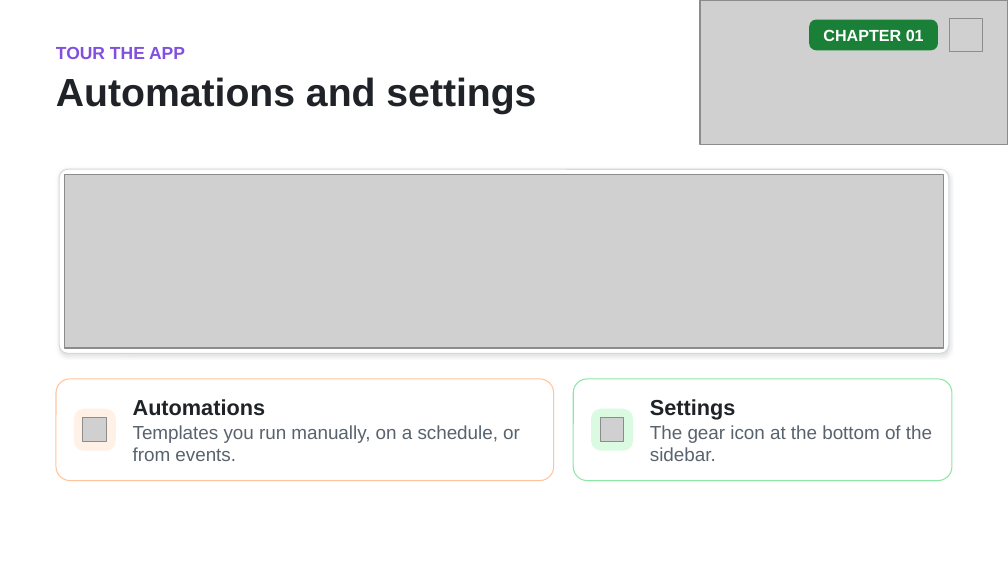
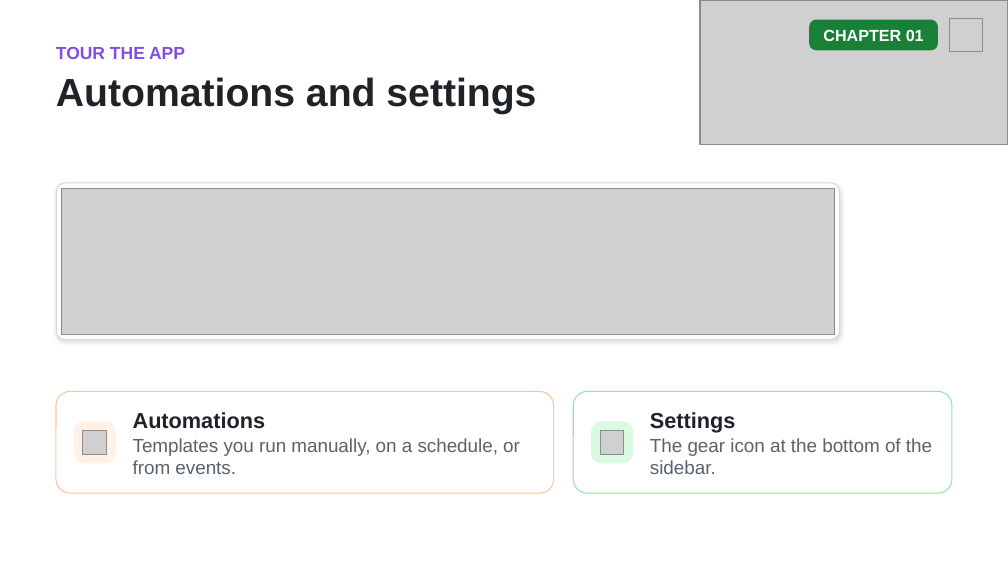
Before and after one commit to github/copilot-app-for-beginners, a slide deck: slide 9 of slides/01-tour-the-app.pptx. Drawn at 1008x567 pixels with LibreOffice and Linux fonts; fonts in the diff are those of the drawing; grey boxes stand for pictures. Boxes give left, top, right and bottom in pixels: in the first picture for what was removed or moved away, otherwise in the second. Text is boxed around its words. In the diff, an @@ line names an element or a change of style, - is before the commit and + after.

```diff
--- a/slides/01-tour-the-app.pptx
+++ b/slides/01-tour-the-app.pptx
@@ rounded rectangle: place and size @@
-rounded rectangle at (59,169,950,354)
+rounded rectangle at (56,183,840,340)
@@ rounded rectangle at (56,183,840,340): proportions changed @@
@@ picture: place and size @@
-picture at (65,174,943,348)
+picture at (61,188,835,335)
@@ 4 texts, 4 rounded rectangles, 2 pictures: place and size @@
-4 texts, 4 rounded rectangles, 2 pictures at (56,379,953,481)
+4 texts, 4 rounded rectangles, 2 pictures at (56,391,953,493)
```
Also in this commit, not shown: 1 other slide changed, 7 other files.
